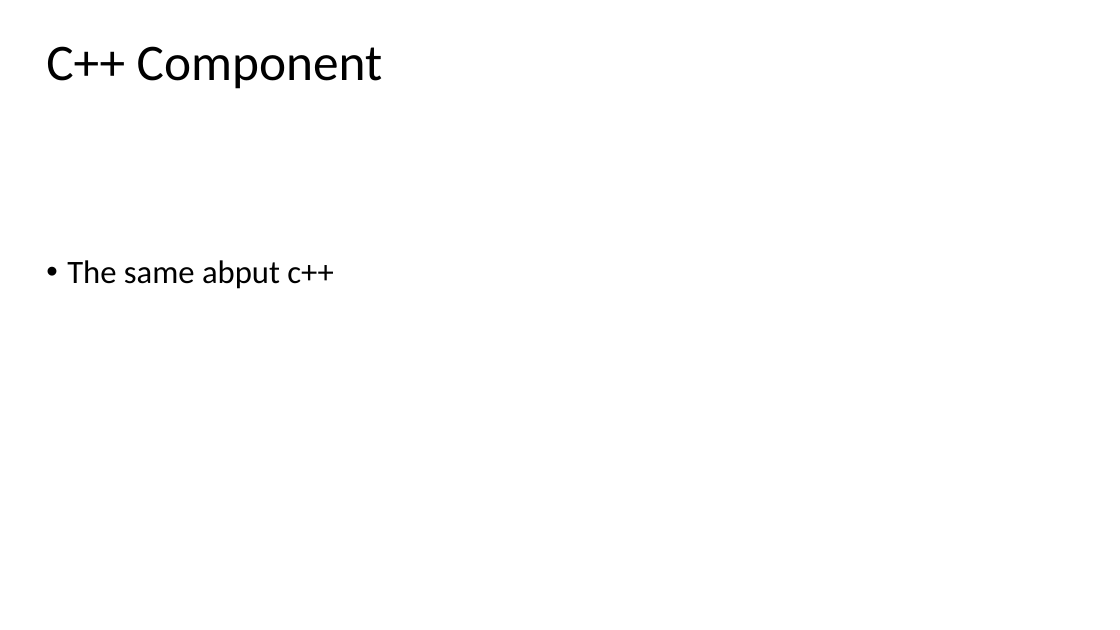
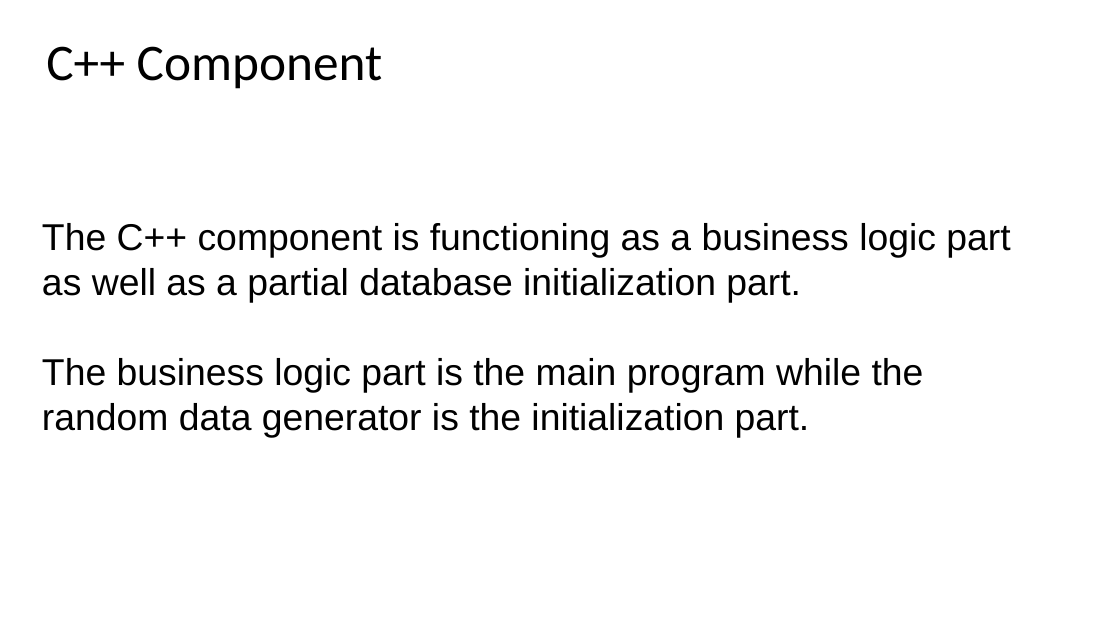
Before and after one commit to wallmenis/exercise, a slide deck: slide 14 of presentation/Presentation.pptx. Drawn at 1120x630 pixels with LibreOffice and Linux fonts; fonts in the diff are those of the drawing; background and template pictures are left out. Boxes give left, top, right and bottom in pixels: in the first picture for what was removed or moved away, otherwise in the second. Text is boxed around its words. In the diff, an @@ line names an element or a change of style, - is before the commit and + after.

```diff
--- a/presentation/Presentation.pptx
+++ b/presentation/Presentation.pptx
@@ subtitle added at [42,223,1010,437], 32 pt, text #000000 @@
+The C++ component is functioning as a business logic part as well as a partial database initialization part.
+The business logic part is the main program while the random data generator is the initialization part.
@@ subtitle removed at [67,260,333,289] @@
-• The same abput c++
```
Also in this commit, not shown: 5 other slides changed, 5 slides added, 5 slides removed, 1 other file.
